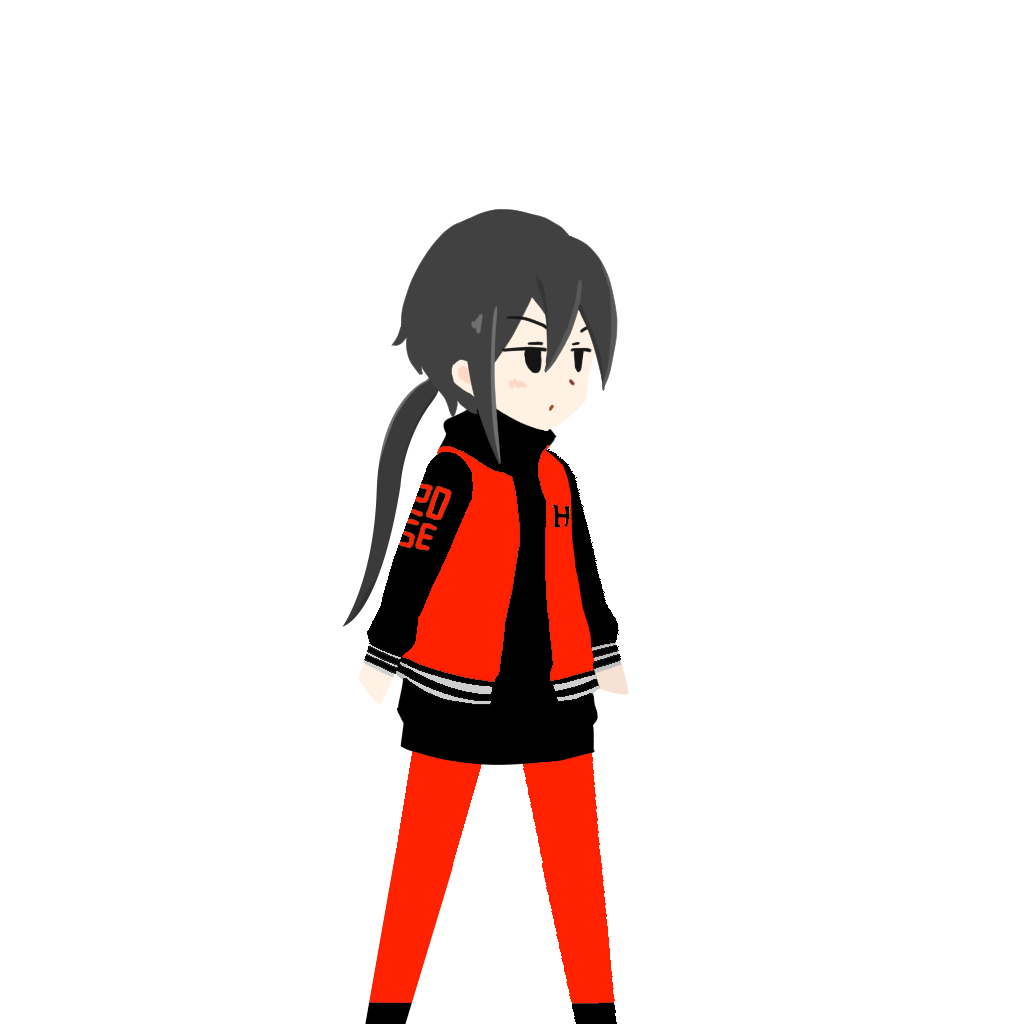
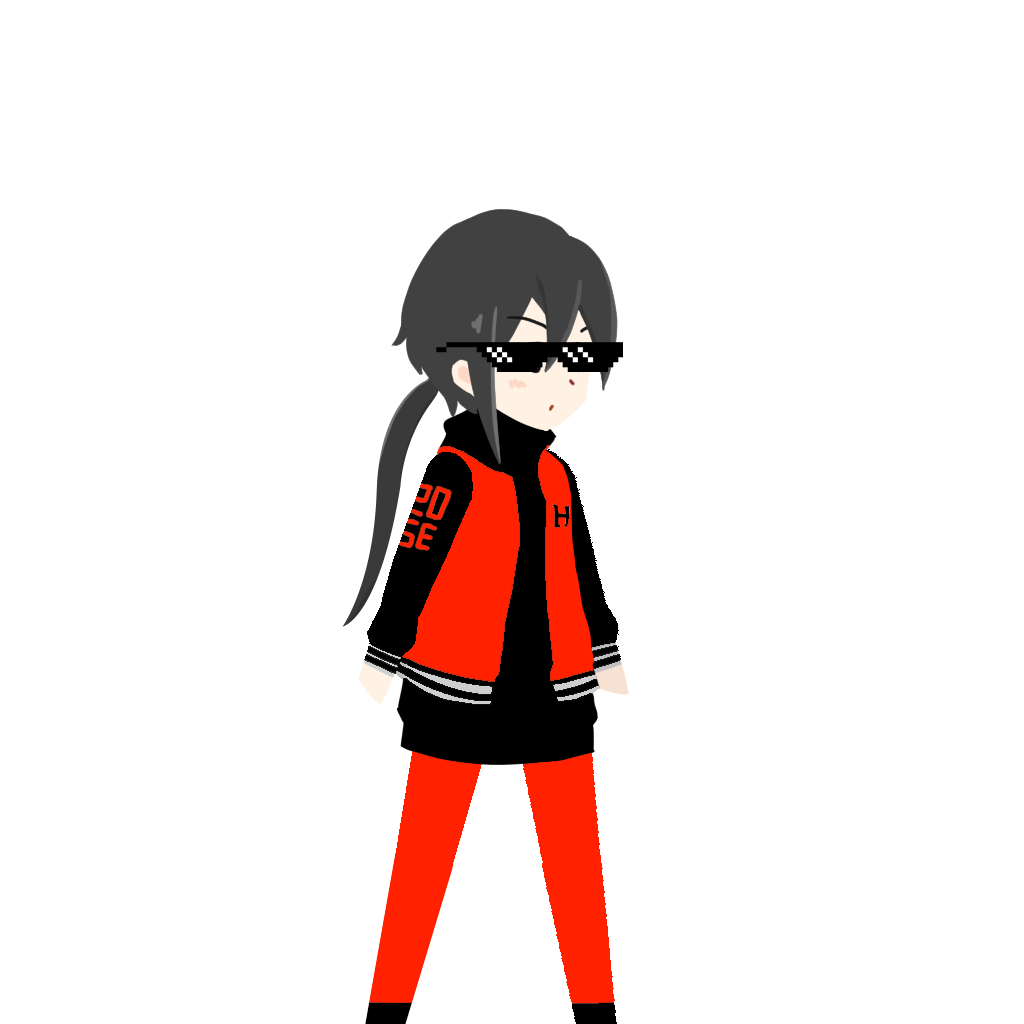
Comparing the layer stacks of the two w=1024, h=1024 images. Changes:
added layer "Cool Glasses" above "arm front down" over 436, 342, 623, 372
